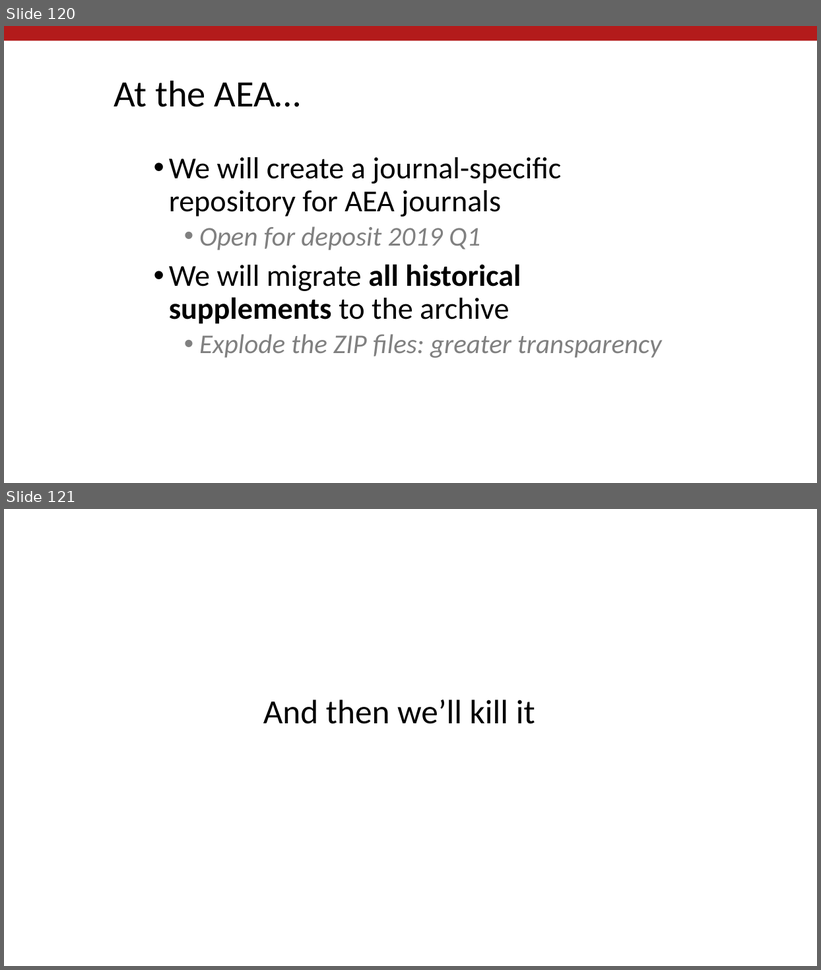
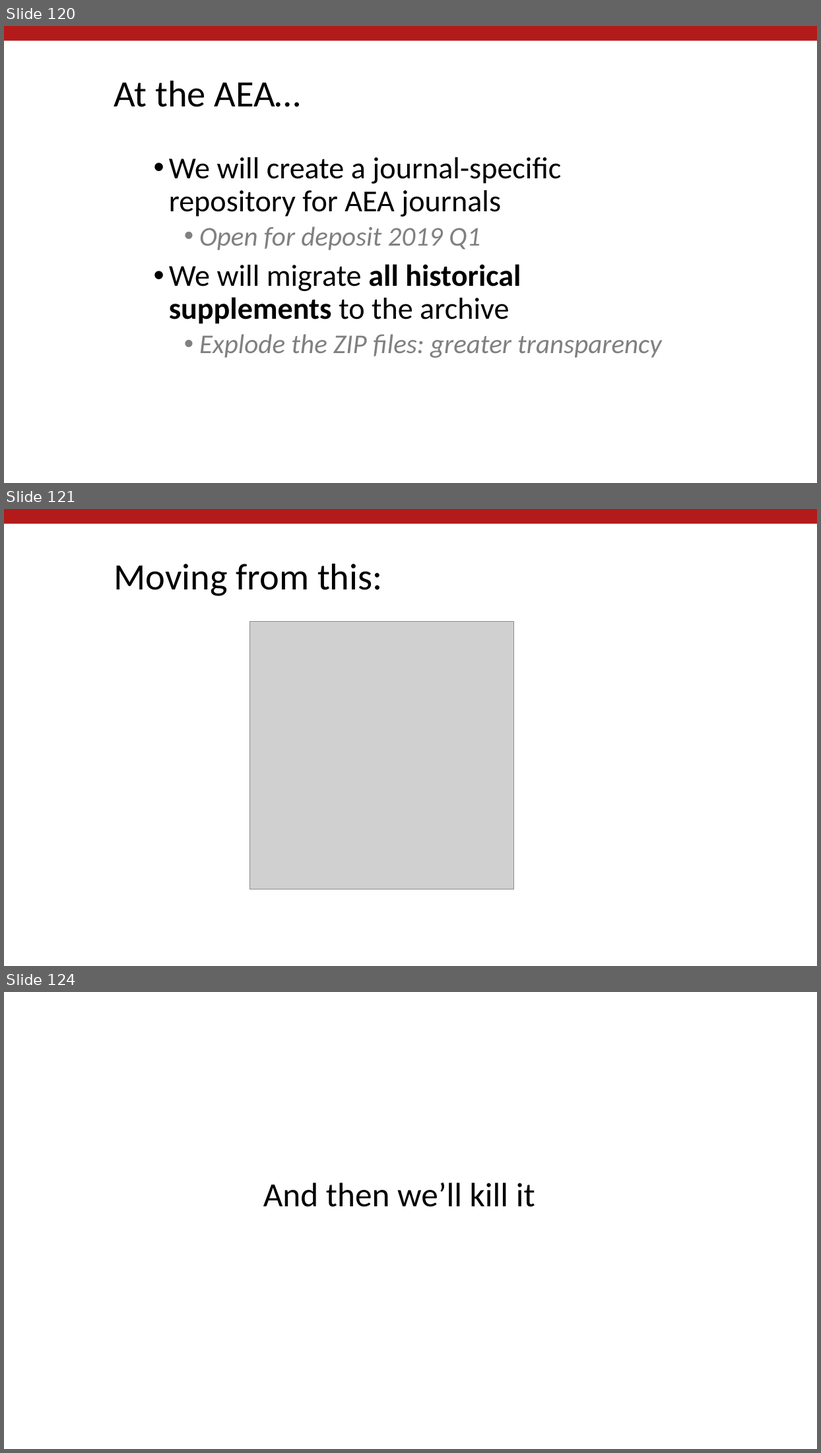
Before and after one commit to labordynamicsinstitute/replicability-presentation2019, a slide deck: Vilhuber-Presentation2019-Montreal-2019-02-21.pptx. Shown one above the other, each under a label of ours: slides 120 and 121 before the commit, slides 120, 121 and 124 after it; the slides between them are not shown. The pictures are 821x970 and 821x1453 pixels, drawn with LibreOffice and Linux fonts; fonts in the diff are those of the drawing; grey boxes stand for pictures; background and template pictures are left out. Boxes give left, top, right and bottom in pixels: in the first picture for what was removed or moved away, otherwise in the second. Text is boxed around its words. In the diff, an @@ line names an element or a change of style, - is before the commit and + after.

```diff
--- a/Vilhuber-Presentation2019-Montreal-2019-02-21.pptx
+++ b/Vilhuber-Presentation2019-Montreal-2019-02-21.pptx
@@ slide 121 added at (4, 509, 817, 966), background #FFFFFF; not listed: 1 template element that a slide beside it also shows @@
@@ title added at (114, 563, 383, 596), 44 pt, text #000000 @@
+Moving from this:
@@ picture added at (250, 622, 514, 890) @@
@@ what was slide 121 is now slide 124 @@
```
Also in this commit, not shown: 2 other slides added, 1 other file.
